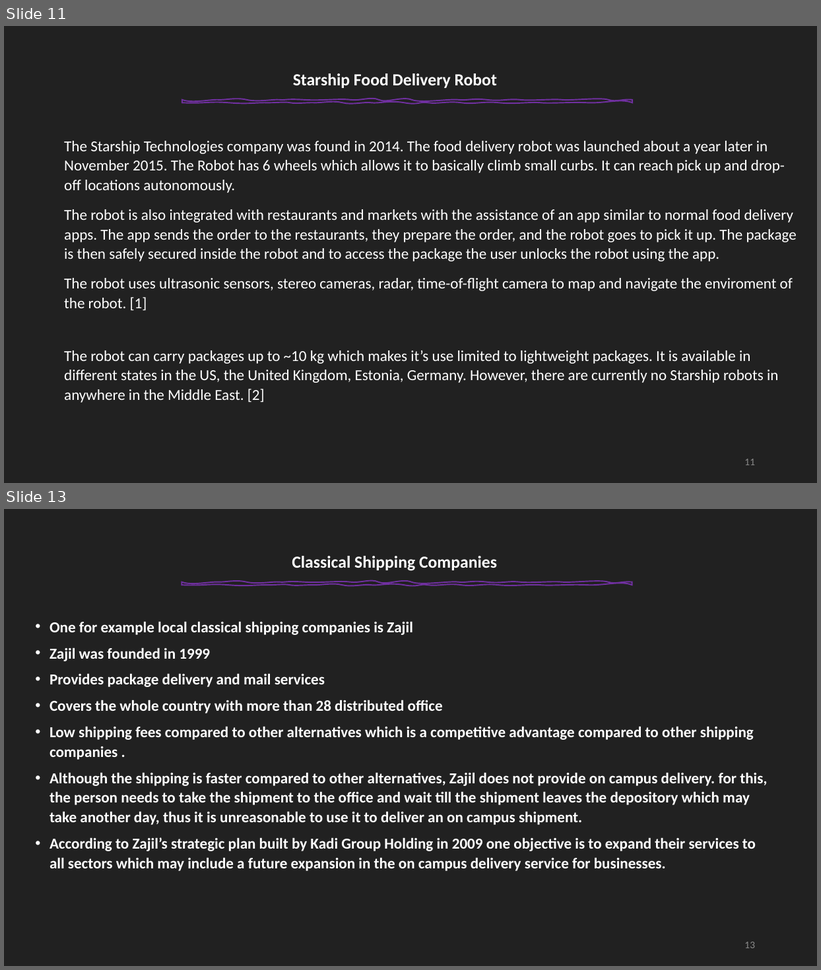
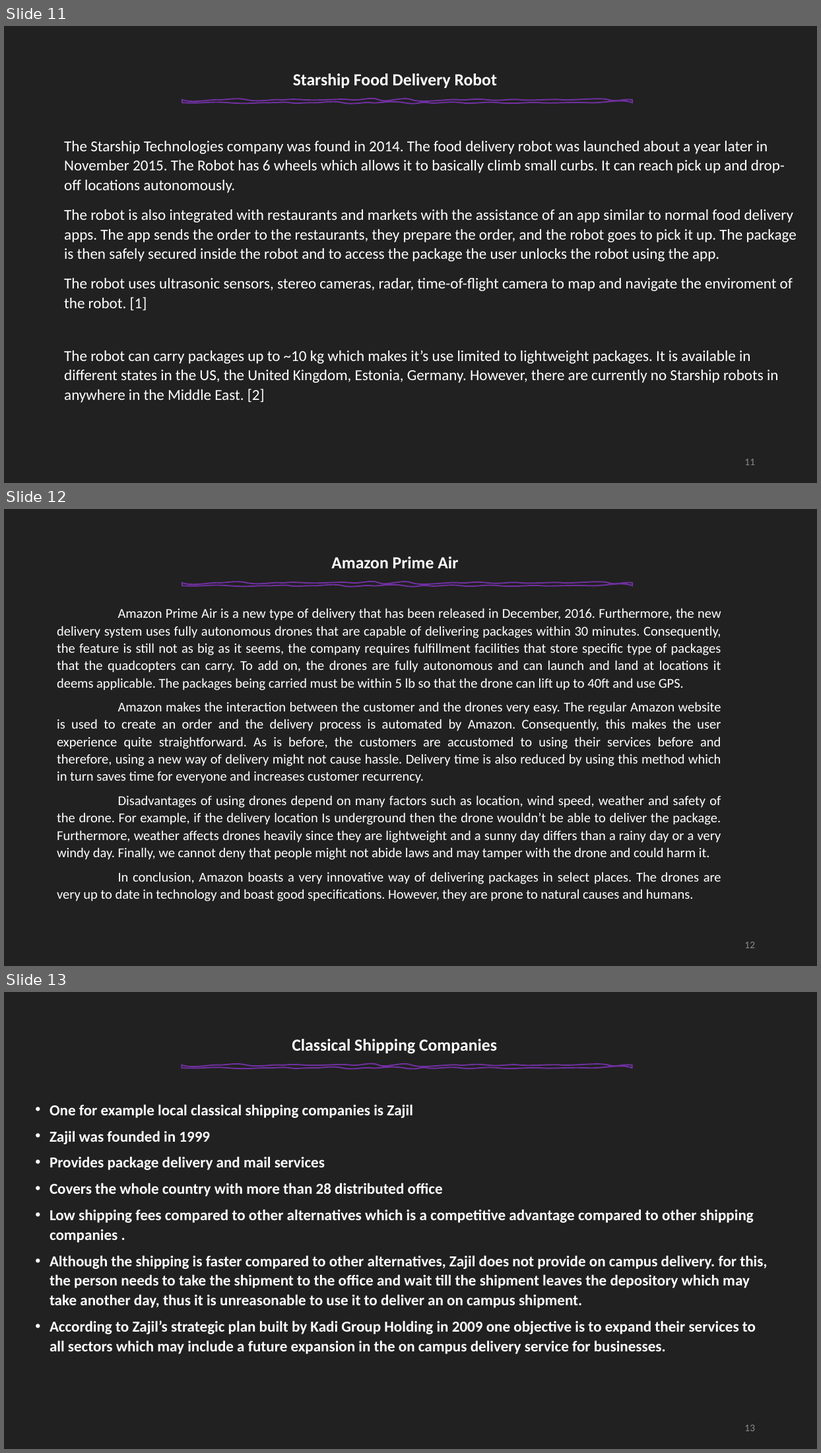
Before and after one commit to Mhd-Ghd/on-campus-delivery-robot, a slide deck: reports/report-2/Press#2.pptm. Shown one above the other, each under a label of ours: slides 11 and 13 before the commit, slides 11, 12 and 13 after it; the slides between them are not shown. The pictures are 821x970 and 821x1453 pixels, drawn with LibreOffice and Linux fonts; fonts in the diff are those of the drawing. Boxes give left, top, right and bottom in pixels: in the first picture for what was removed or moved away, otherwise in the second. Text is boxed around its words. In the diff, an @@ line names an element or a change of style, - is before the commit and + after.

```diff
--- a/reports/report-2/Press#2.pptm
+++ b/reports/report-2/Press#2.pptm
@@ slide 12 added at (x1=4, y1=509, x2=817, y2=966), background #212121 @@
@@ text added at (x1=331, y1=557, x2=458, y2=568), 20 pt, text #FFFFFF, bold @@
+Amazon Prime Air
@@ freeform shape added at (x1=182, y1=583, x2=632, y2=586), outline #7030A0 1.5 pt @@
@@ text added at (x1=57, y1=608, x2=721, y2=902), 16 pt, text #FFFFFF @@
+Amazon Prime Air is a new type of delivery that has been released in December, 2016. Furthermore, the new delivery system uses fully autonomous drones that are capable of delivering packages within 30 minutes. Consequently, the feature is still not as big as it seems, the company requires fulfillment facilities that store specific type of packages that the quadcopters can carry. To add on, the drones are fully autonomous and can launch and land at locations it deems applicable. The packages being carried must be within 5 lb so that the drone can lift up to 40ft and use GPS.
+Amazon makes the interaction between the customer and the drones very easy. The regular Amazon website is used to create an order and the delivery process is automated by Amazon. Consequently, this makes the user experience quite straightforward. As is before, the customers are accustomed to using their services before and therefore, using a new way of delivery might not cause hassle. Delivery time is also reduced by using this method which in turn saves time for everyone and increases customer recurrency.
+Disadvantages of using drones depend on many factors such as location, wind speed, weather and safety of the drone. For example, if the delivery location Is underground then the drone wouldn’t be able to deliver the package. Furthermore, weather affects drones heavily since they are lightweight and a sunny day differs than a rainy day or a very windy day. Finally, we cannot deny that people might not abide laws and may tamper with the drone and could harm it.
+In conclusion, Amazon boasts a very innovative way of delivering packages in select places. The drones are very up to date in technology and boast good specifications. However, they are prone to natural causes and humans.
@@ page number added at (x1=745, y1=942, x2=755, y2=949), 12 pt, text #8B8B8B @@
+12
```
Also in this commit, not shown: 2 slides changed, 1 slide removed, 2 other files.
